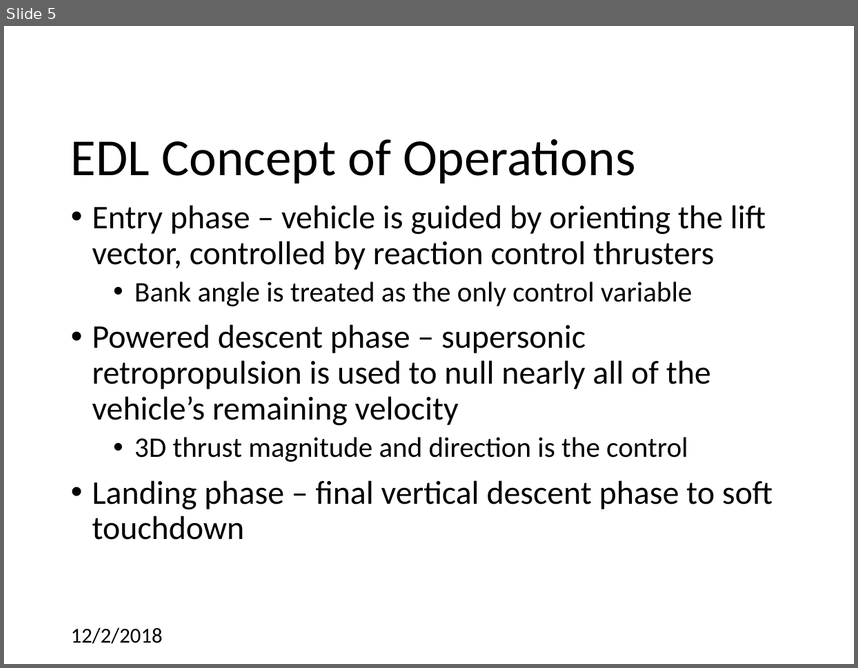
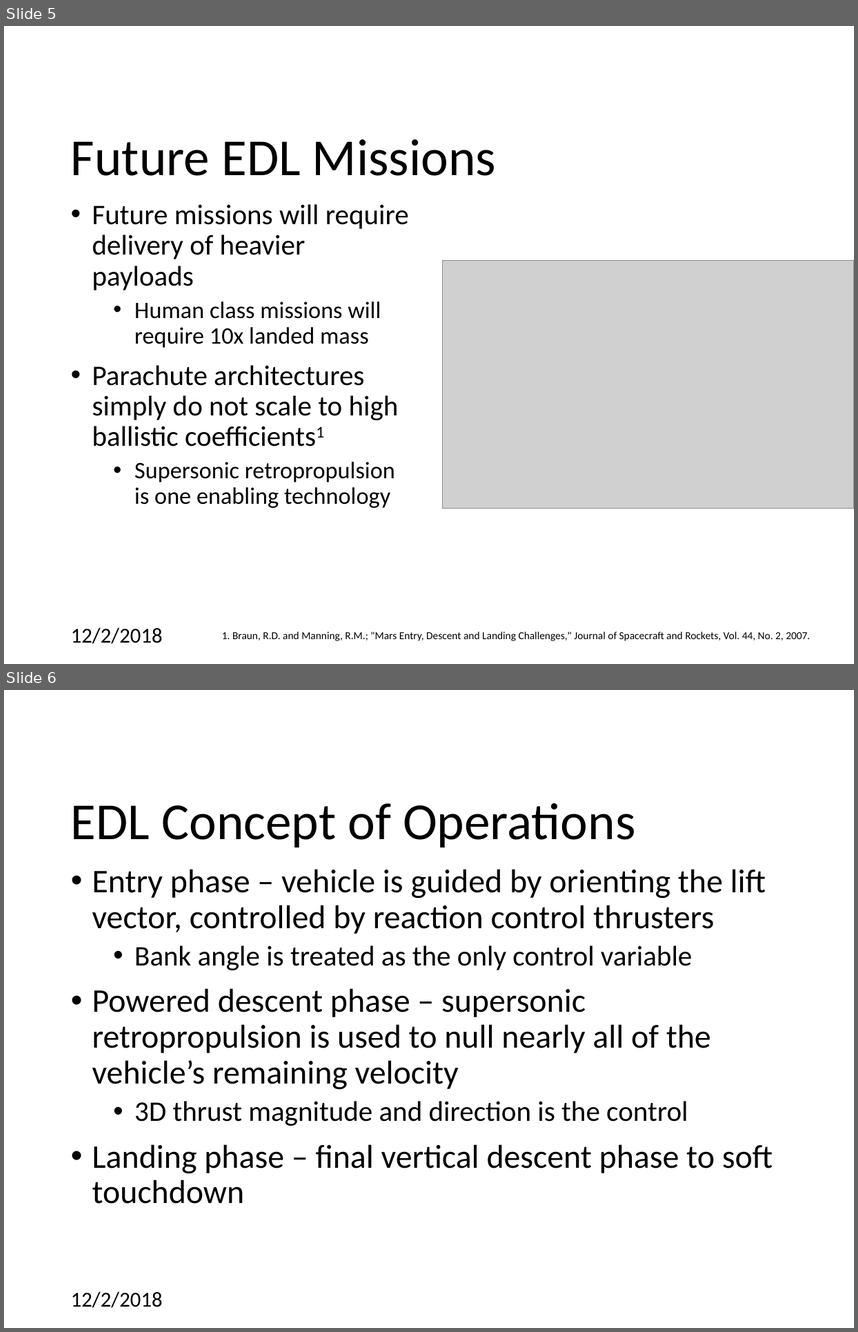
Before and after one commit to CDNoyes/EDL-Py, a slide deck: Documents/Qual Exam.pptx. Shown one above the other, each under a label of ours: slide 5 before the commit, slides 5 and 6 after it. The pictures are 858x668 and 858x1332 pixels, drawn with LibreOffice and Linux fonts; fonts in the diff are those of the drawing; grey boxes stand for pictures; background and template pictures are left out. Boxes give left, top, right and bottom in pixels: in the first picture for what was removed or moved away, otherwise in the second. Text is boxed around its words. In the diff, an @@ line names an element or a change of style, - is before the commit and + after.

```diff
--- a/Documents/Qual Exam.pptx
+++ b/Documents/Qual Exam.pptx
@@ slide 5 added at (4,26,854,664), background #FFFFFF @@
@@ title added at (71,139,496,176), 44 pt, text #000000 @@
+Future EDL Missions
@@ text added at (92,204,409,508), 24 pt, text #000000 @@
+• Future missions will require delivery of heavier payloads
+  • Human class missions will require 10x landed mass
+• Parachute architectures simply do not scale to high ballistic coefficients1
+  • Supersonic retropropulsion is one enabling technology
@@ picture added at (443,261,854,508) @@
@@ text added at (71,627,163,644), 18 pt, text #000000 @@
+12/2/2018
@@ text added at (222,631,810,641), 9 pt, text #000000 @@
+1. Braun, R.D. and Manning, R.M.; "Mars Entry, Descent and Landing Challenges," Journal of Spacecraft and Rockets, Vol. 44, No. 2, 2007.
@@ what was slide 5 is now slide 6 @@
```
Also in this commit, not shown: 15 slides changed, 2 other slides added.
